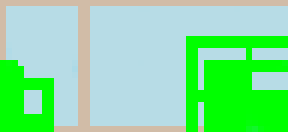
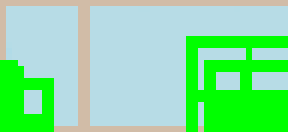
Before/after of a 288 x 132 layered artwork. What changed in the layer stack:
painted on "Layer 1" over [6, 60, 288, 132]
painted on "Background" over [216, 72, 240, 90]
